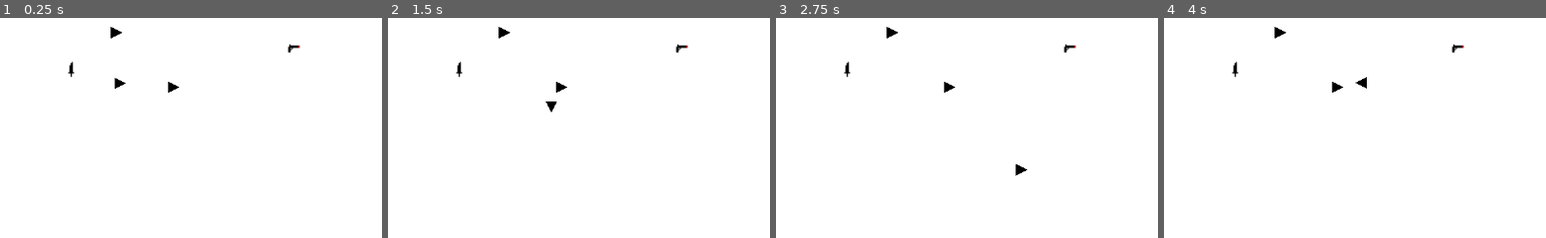
Above: before the commit, frames 1-4 (left to right).
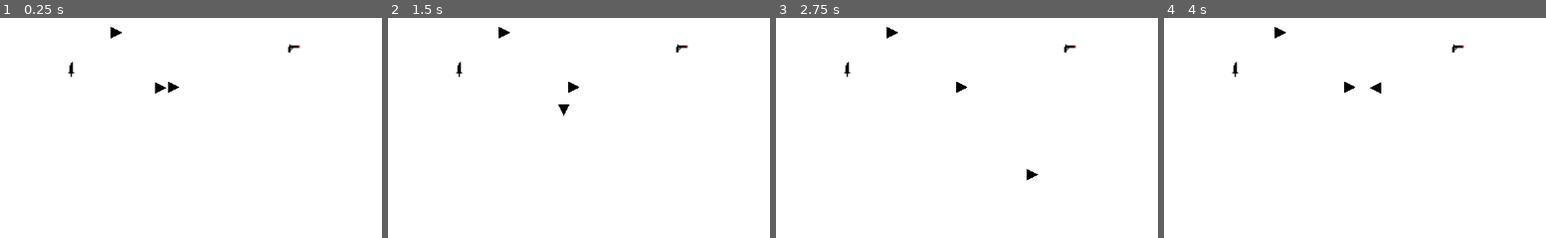
Above: after the commit, the same moments.

Repository: haihala/SGH-winter-jam-2025
Game: Godot game, scene res://level/world.tscn
Two runs of this game, one before a commit and one after it. Both use one fixed random seed, a clock stepped at 60 frames per second and the inputs below.
Inputs:
- Up to frame 1 (0.25 s): no input
- Up to frame 2 (1.5 s): tap Enter at 0.5 s; hold D (kb_right) 0.53-1.28 s; tap Space (kb_attack) at 0.6, 1.25, 1.35 s; hold S (kb_down) from 1.28 s (still down)
- Up to frame 3 (2.75 s): release S (kb_down) at 2.03 s; hold D (kb_right) from 2.03 s (still down); tap Space (kb_attack) at 2.1 s
- Up to frame 4 (4 s): release D (kb_right) at 2.78 s; hold W (kb_up) 2.78-3.53 s; tap Space (kb_attack) at 2.85, 3.6 s; hold A (kb_left) from 3.53 s (still down)
The pictures show only the part of the screen within x 26-76%, y 34-84%; the shares and areas given below are measured in that part.

The runs differ from the first frame. In frame 1, 0.2% of the frame differs, in the area x 29-44%, y 27-35%; in frame 2, 0.4%; in frame 3, 0.4%, in the area x 43-69%, y 29-75%; in frame 4, 0.4%.

Commit message:
Add knockback to hits

Diff:
--- a/items/attack.gd
+++ b/items/attack.gd
@@ -38,7 +38,8 @@
 
 func collision(obj) -> void:
 	if obj != player:
-		print(obj)
+		if obj.has_method("take_damage"):
+			obj.take_damage(self)
 		despawn()
 
 func despawn() -> void:
--- a/items/item.gd
+++ b/items/item.gd
@@ -10,4 +10,4 @@
 			return load("res://items/sword-sprite.tres")
 
 	# This should never happen, means a null item is getting a texture
-	return load("res://items/bullet-sprite.tres")
+	return load("res://items/missing-sprite.tres")
--- a/items/pickup.tscn
+++ b/items/pickup.tscn
@@ -1,7 +1,7 @@
 [gd_scene load_steps=4 format=3 uid="uid://di6g0tqjrvx1f"]
 
 [ext_resource type="Script" path="res://items/pickup.gd" id="1_4lwds"]
-[ext_resource type="Texture2D" uid="uid://cd34g6psrig1g" path="res://items/bullet-sprite.tres" id="2_wy045"]
+[ext_resource type="Texture2D" uid="uid://cd34g6psrig1g" path="res://items/missing-sprite.tres" id="2_wy045"]
 
 [sub_resource type="CircleShape2D" id="CircleShape2D_qjrig"]
 radius = 47.1699
--- a/level/world.tscn
+++ b/level/world.tscn
@@ -95,7 +95,7 @@
 [node name="Player" parent="." instance=ExtResource("2_3hnct")]
 
 [node name="kb_player" parent="." instance=ExtResource("2_3hnct")]
-position = Vector2(-461, -34)
+position = Vector2(-113, 6)
 player_index = -1
 
 [node name="Player2" parent="." instance=ExtResource("2_3hnct")]
--- a/player/player.gd
+++ b/player/player.gd
@@ -1,12 +1,13 @@
 extends CharacterBody2D
 
 var holding: Item.Type
-var health: int = 10
+var health: int = 3
 var movement_input: Vector2 = Vector2.ZERO
 
 @export var player_index: int = 0
 @export var speed: float = 1000
 @export var rotation_speed: float = 0.2
+@export var on_hit_knockback: float = 800
 
 @onready var attack_scene: PackedScene = load("res://items/attack.tscn")
 
@@ -14,9 +15,9 @@
 	if player_index == -1:
 		read_keyboard_input()
 
-	velocity = movement_input * speed
 	move_and_slide()
-
+	if $KnockdownCooldown.is_stopped():
+		velocity = movement_input * speed
 
 	if not velocity.is_zero_approx():
 		face_forward()
@@ -65,7 +66,7 @@
 func spawn_attack(scene: PackedScene, attached: bool) -> void:
 	var instance = scene.instantiate()
 
-	var placement_offset = 50
+	var placement_offset = 30
 	var host = null
 
 	if attached:
@@ -83,3 +84,12 @@
 
 func pick_up(item_type):
 	holding = item_type
+
+func take_damage(damaging_attack):
+	health -= 1
+	if health <= 0:
+		get_tree().queue_delete(self)
+	else:
+		$KnockdownCooldown.start()
+		var angle = damaging_attack.global_transform.get_rotation()
+		velocity = on_hit_knockback * Vector2.from_angle(angle)
--- a/player/player.tscn
+++ b/player/player.tscn
@@ -27,3 +27,7 @@
 
 [node name="AttackCooldown" type="Timer" parent="."]
 one_shot = true
+
+[node name="KnockdownCooldown" type="Timer" parent="."]
+wait_time = 0.1
+one_shot = true
Renamed: items/bullet-sprite.tres -> items/missing-sprite.tres
